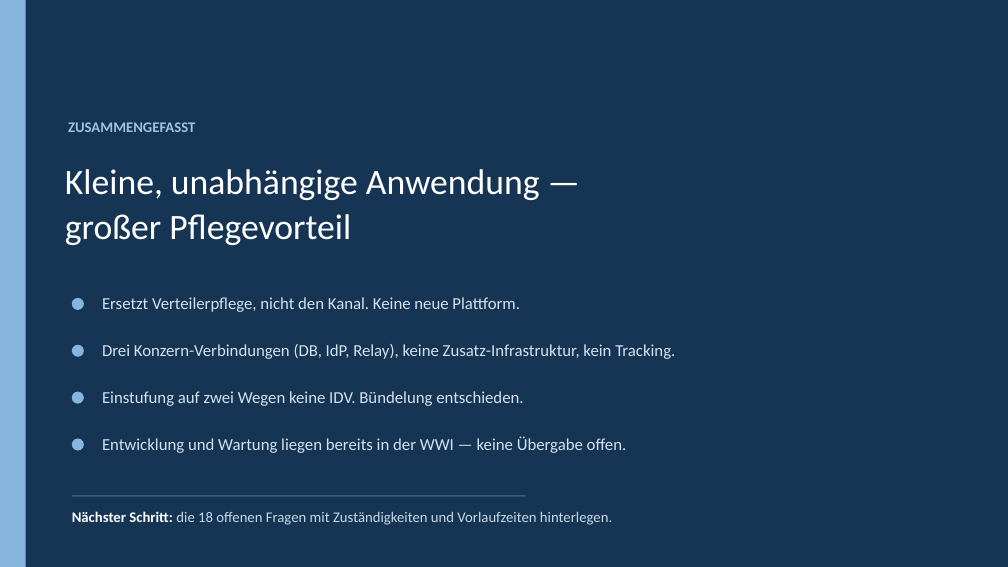
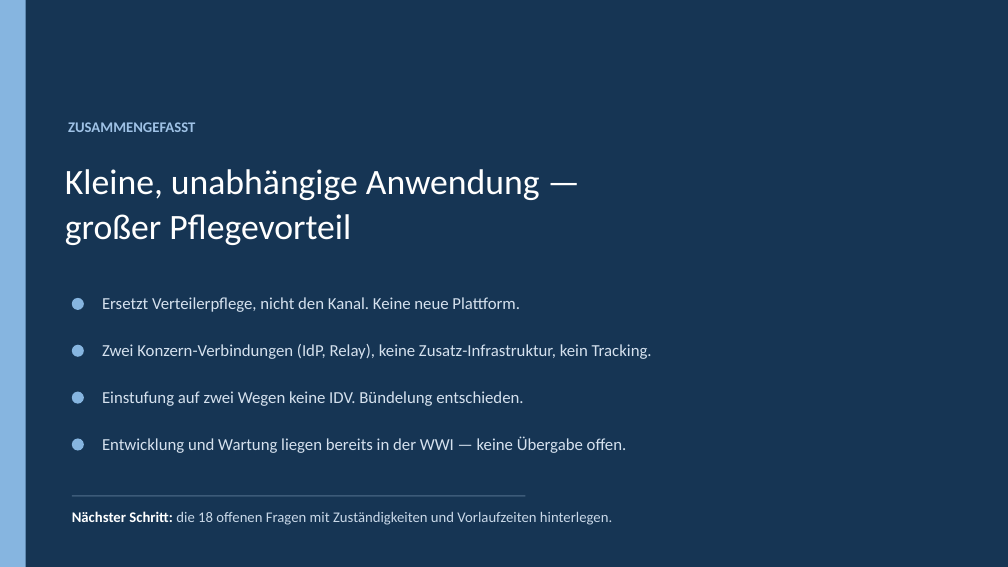
Before and after one commit to NeoAsylum/kundeninfo_newsletter, a slide deck: slide 11 of docs/governance/Stoerungsinfos-BlueZone.pptx. Drawn at 1008x567 pixels with LibreOffice and Linux fonts; fonts in the diff are those of the drawing. Boxes give left, top, right and bottom in pixels: in the first picture for what was removed or moved away, otherwise in the second. Text is boxed around its words. In the diff, an @@ line names an element or a change of style, - is before the commit and + after.

```diff
--- a/docs/governance/Stoerungsinfos-BlueZone.pptx
+++ b/docs/governance/Stoerungsinfos-BlueZone.pptx
@@ text at (102,344,652,359): text changed @@
-Drei Konzern-Verbindungen (DB, IdP, Relay), keine Zusatz-Infrastruktur, kein Tracking.
+Zwei Konzern-Verbindungen (IdP, Relay), keine Zusatz-Infrastruktur, kein Tracking.
```
Also in this commit, not shown: 7 other slides changed, 6 other files.
